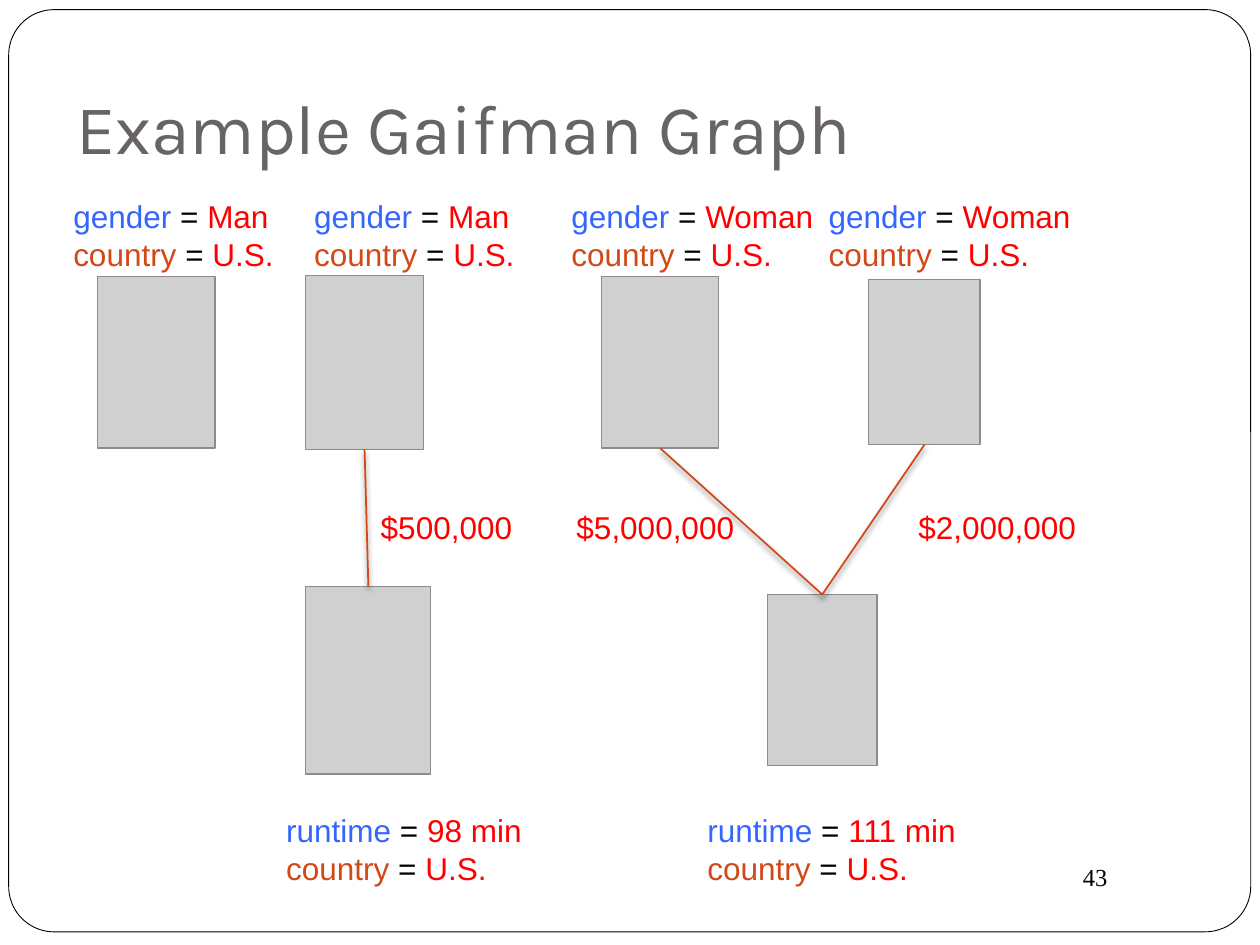
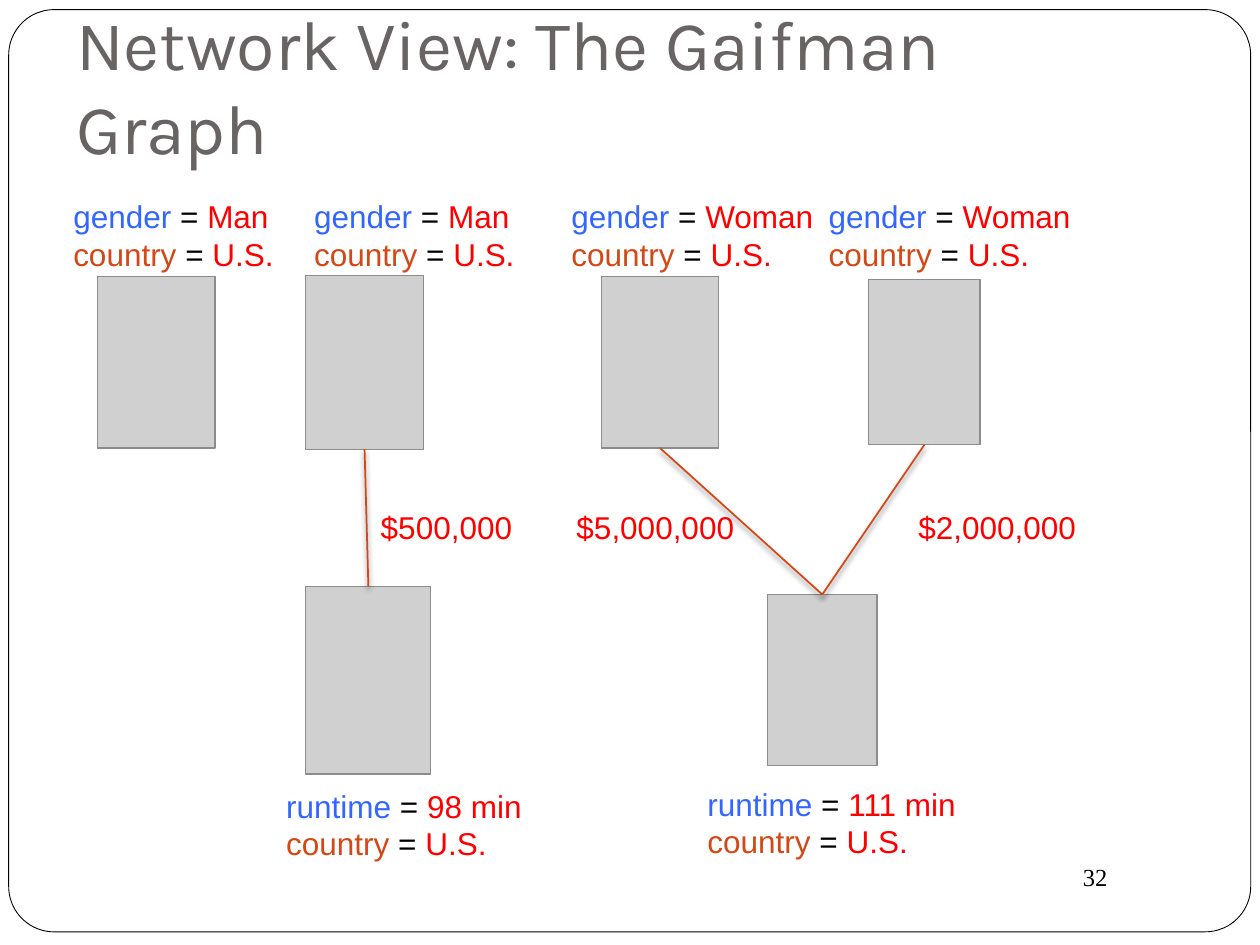
Before and after one commit to oschulte/srl-tutorial-slides, a slide deck: slide 32 of ch1-data.pptx (slide 43 before the commit). Drawn at 1260x945 pixels with LibreOffice and Linux fonts; fonts in the diff are those of the drawing; grey boxes stand for pictures. Boxes give left, top, right and bottom in pixels: in the first picture for what was removed or moved away, otherwise in the second. Text is boxed around its words. In the diff, an @@ line names an element or a change of style, - is before the commit and + after.

```diff
--- a/ch1-data.pptx
+++ b/ch1-data.pptx
@@ title at box(76, 9, 939, 170): text changed @@
-Example Gaifman Graph
+Network View: The Gaifman Graph
@@ text "runtime = 111 min": place and size @@
-text "runtime = 111 min" at box(707, 819, 956, 886)
+text "runtime = 111 min" at box(707, 793, 956, 859)
@@ text "runtime = 98 min": place and size @@
-text "runtime = 98 min" at box(286, 819, 522, 886)
+text "runtime = 98 min" at box(286, 795, 522, 861)
@@ page number at box(1083, 869, 1108, 887): text changed @@
-43
+32
```
Also in this commit, not shown: 2 other slides changed, 1 slide added, 1 slide removed, 5 other files.
